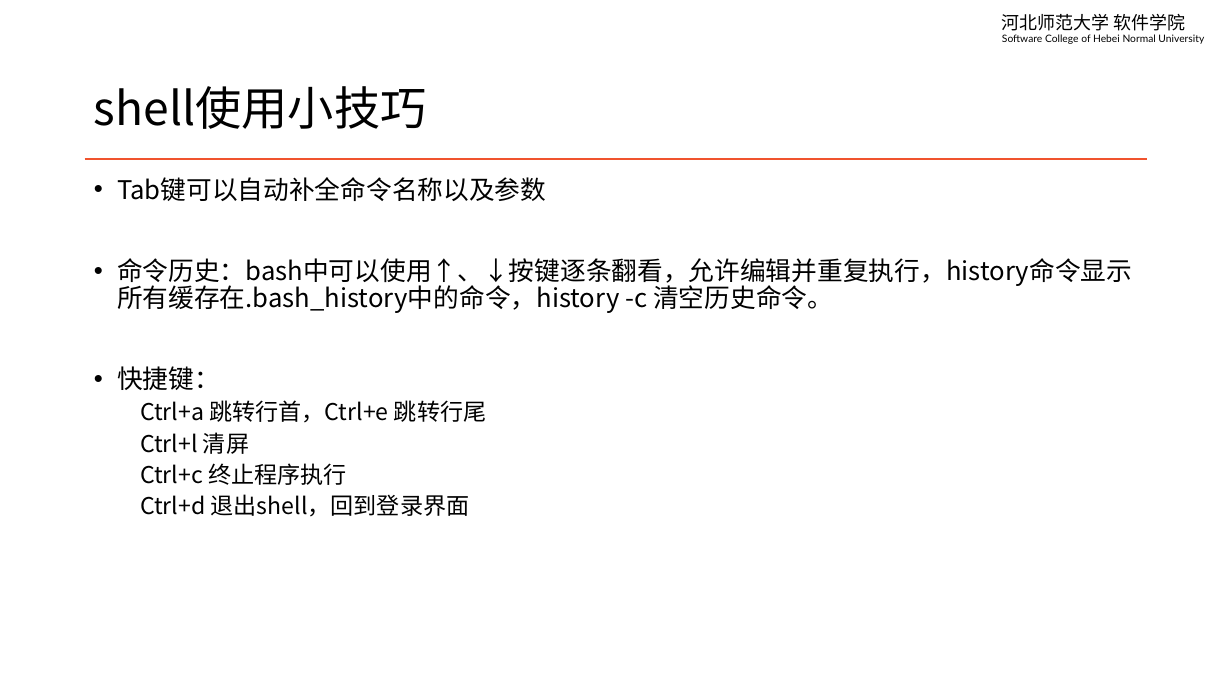
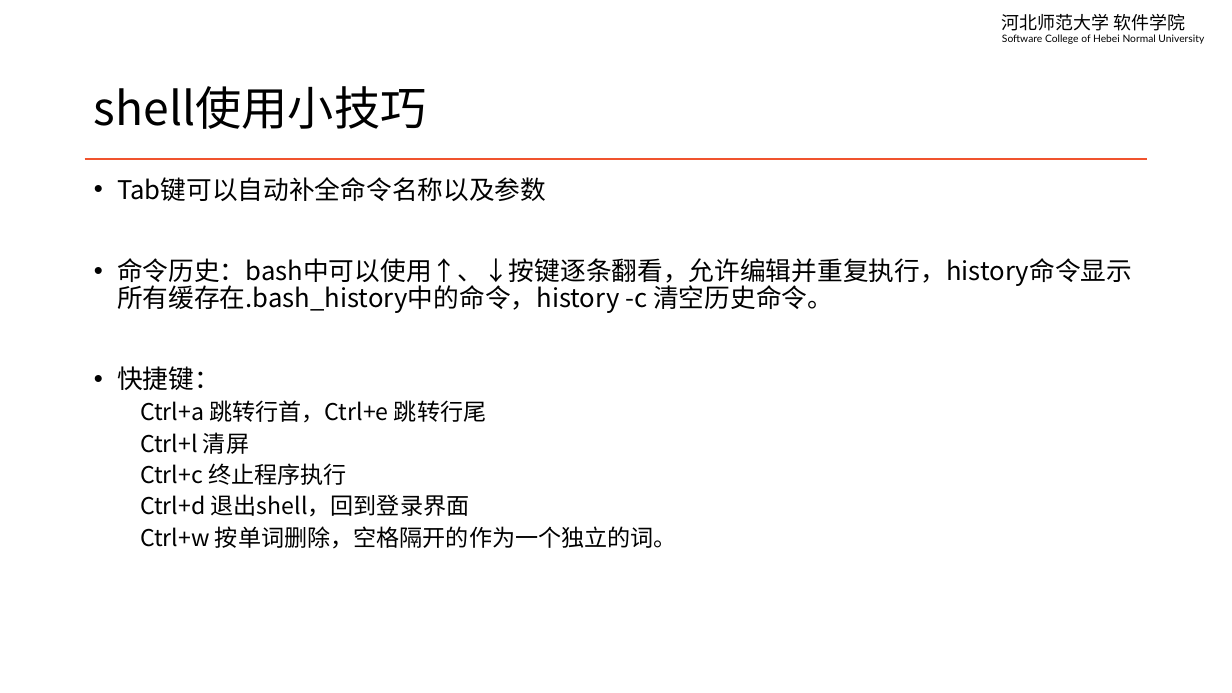
Before and after one commit to edu2act/course-linux-system, a slide deck: slide 10 of materials/slides/ch03-terminal-and-basic.pptx. Drawn at 1232x693 pixels with LibreOffice and Linux fonts; fonts in the diff are those of the drawing. Boxes give left, top, right and bottom in pixels: in the first picture for what was removed or moved away, otherwise in the second. Text is boxed around its words. In the diff, an @@ line names an element or a change of style, - is before the commit and + after.

```diff
--- a/materials/slides/ch03-terminal-and-basic.pptx
+++ b/materials/slides/ch03-terminal-and-basic.pptx
@@ text at (x1=140, y1=526, x2=677, y2=549): paragraph added @@
+  Ctrl+w 按单词删除，空格隔开的作为一个独立的词。
```
Also in this commit, not shown: 4 other slides changed, 2 other files.
